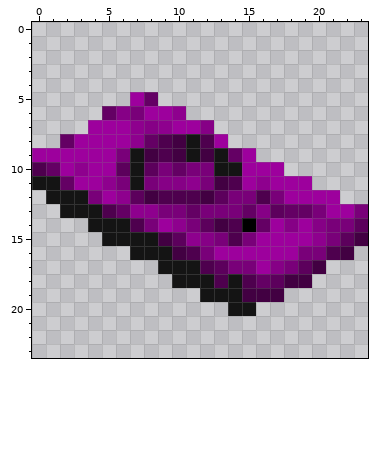
Edited in one commit: pixel-art sprite (RTS Game/RTS GameContent/Units/HeavyTank/HeavyTankUpLeft.png). The picture above was drawn from the file before the commit.
The file is 24x24 pixels. Colours within 5 levels of each other are drawn and written as one.
After the commit:
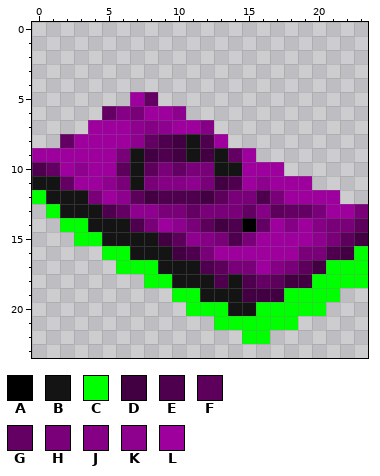
Palette (. is transparent): A #000000  B #141414  C #00ff00  D #420042  E #4e004e  F #5c005c  G #640064  H #790079  J #860086  K #8e008e  L #9d009d
From old to new:
@@ x 0..23 @@
 11 BBGLLKHBHJJKHDELKLLL....
-12 .BBBHLKFDEEEDFHHEHLLLL..
-13 ..BBBEGKKHHGHHHGJFGGHLLH
-14 ....BBBEHLKHFDEAGLJLJHHF
-15 .....BBBBDFKJHEHLLLLKHFD
-16 .......BBBDEHLLLLLLHHED.
-17 .........BBBEFHHLJHFD...
-18 ..........BBBEBEGFDD....
-19 ............BBBDDD......
-20 ..............BB........
-21 ........................
-22 ........................
+12 CBBBHLKFDEEEDFHHEHLLLL..
+13 .CBBBEGKKHHGHHHGJFGGHLLH
+14 ..CCBBBEHLKHFDEAGLJLJHHF
+15 ...CCBBBBDFKJHEHLLLLKHFD
+16 .....CCBBBDEHLLLLLLHHEDC
+17 ......CCCBBBEFHHLJHFDCCC
+18 ........CCBBBEBEGFDDCCCC
+19 ..........CCBBBDDDCCCC..
+20 ...........CCCBBCCCCC...
+21 .............CCCCCC.....
+22 ...............CC.......
 23 ........................
